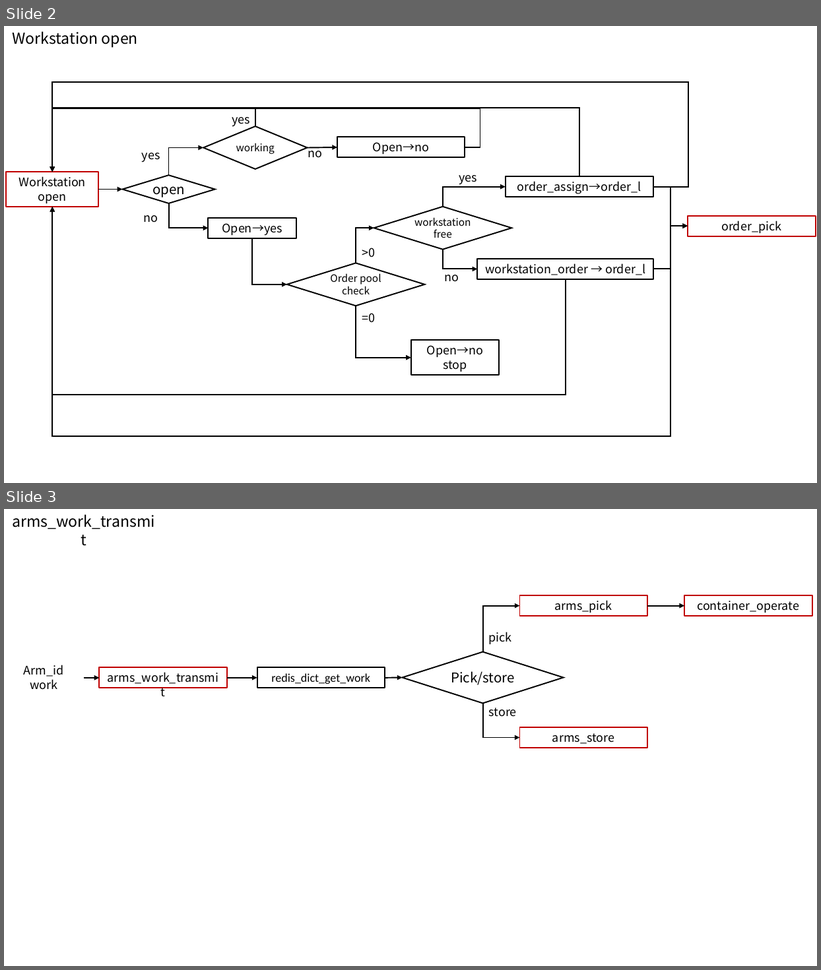
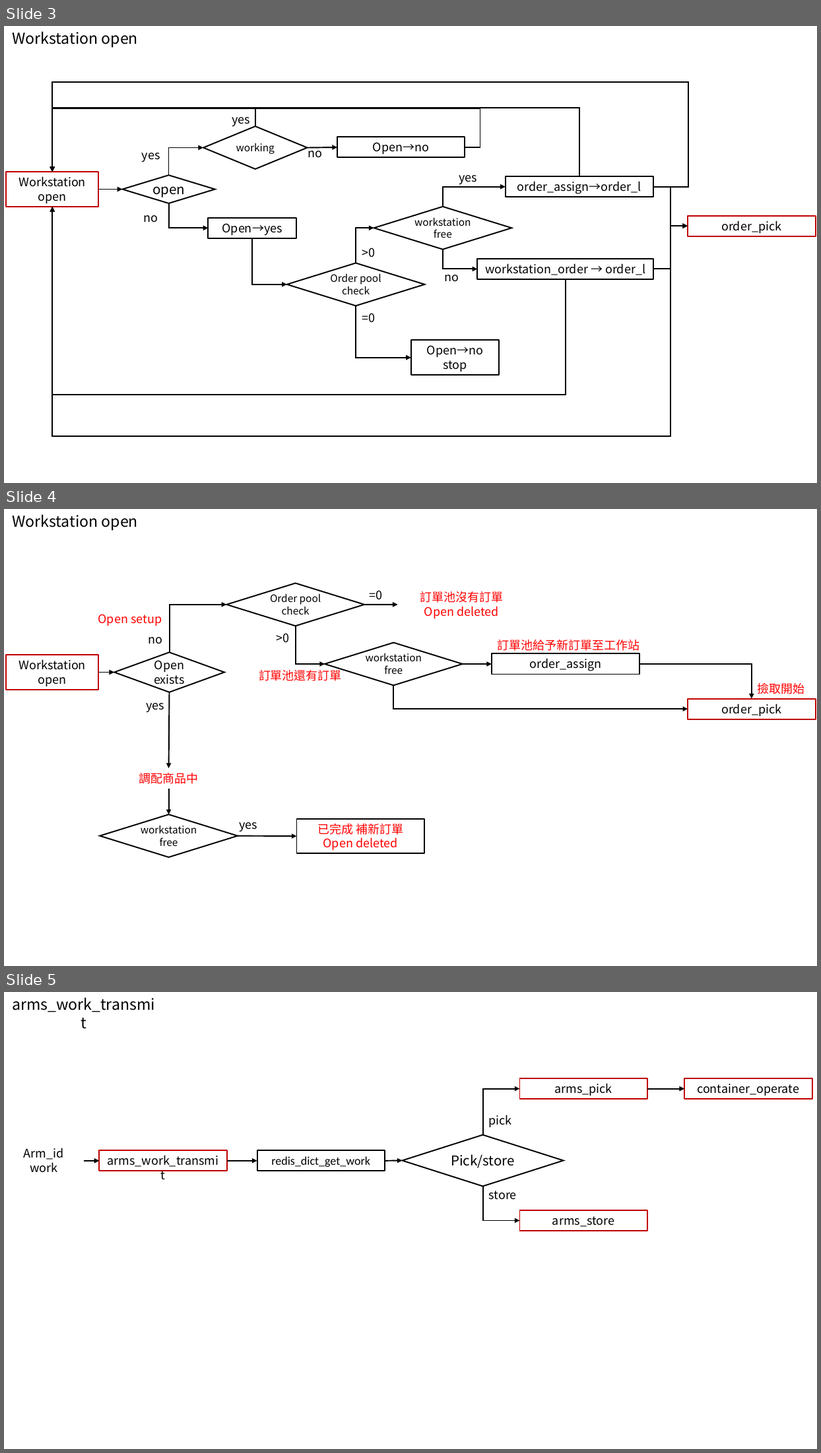
Before and after one commit to ethan1226/asrs_ofai, a slide deck: flowchart.pptx. Shown one above the other, each under a label of ours: slides 2 and 3 before the commit, slides 3, 4 and 5 after it. The pictures are 821x970 and 821x1453 pixels, drawn with LibreOffice and Linux fonts; fonts in the diff are those of the drawing. Boxes give left, top, right and bottom in pixels: in the first picture for what was removed or moved away, otherwise in the second. Text is boxed around its words. In the diff, an @@ line names an element or a change of style, - is before the commit and + after.

```diff
--- a/flowchart.pptx
+++ b/flowchart.pptx
@@ slide 4 added at [4,509,817,966], background #FFFFFF @@
@@ text added at [12,514,138,531], 18 pt, text #000000 @@
+Workstation open
@@ diamond added at [226,584,364,626], outline #000000 1.5 pt, 12 pt, text #000000 @@
+Order pool check
@@ elbow arrow added from (169, 652) to (226, 605), #000000 1.5 pt @@
@@ arrow added from (364, 605) to (398, 605), #000000 1.5 pt @@
@@ text added at [369,590,382,599], 14 pt, text #000000 @@
+=0
@@ text added at [420,591,503,619], 14 pt, text #FF0000 @@
+訂單池沒有訂單
+Open deleted
@@ text added at [98,614,162,626], 14 pt, text #FF0000 @@
+Open setup
@@ elbow arrow added from (296, 626) to (325, 664), #000000 1.5 pt @@
@@ text added at [148,637,162,644], 14 pt, text #000000 @@
+no
@@ text added at [276,633,289,642], 14 pt, text #000000 @@
+>0
@@ diamond added at [325,642,463,685], outline #000000 1.5 pt, 12 pt, text #000000 @@
+workstationfree
@@ text added at [498,640,640,651], 14 pt, text #FF0000 @@
+訂單池給予新訂單至工作站
@@ rectangle added at [6,655,98,690], outline #C00000 1.5 pt, 14 pt, text #000000 @@
+Workstation open
@@ diamond added at [114,652,225,692], outline #000000 1.5 pt, 14 pt, text #000000 @@
+Open
+exists
@@ arrow added from (463, 664) to (492, 664), #000000 1.5 pt @@
@@ rectangle added at [492,654,640,674], outline #000000 1.5 pt, 14 pt, text #000000 @@
+order_assign
@@ elbow arrow added from (640, 664) to (752, 698), #000000 1.5 pt @@
@@ arrow added from (98, 673) to (114, 673), #000000 1.5 pt @@
@@ text added at [259,668,342,681], 14 pt, text #FF0000 @@
+訂單池還有訂單
@@ elbow arrow added from (394, 685) to (688, 709), #000000 1.5 pt @@
@@ text added at [758,683,805,694], 14 pt, text #FF0000 @@
+撿取開始
@@ text added at [146,703,164,712], 14 pt, text #000000 @@
+yes
@@ arrow added from (169, 692) to (169, 768), #000000 1.5 pt @@
@@ rectangle added at [688,698,815,720], outline #C00000 1.5 pt, 14 pt, text #000000 @@
+order_pick
@@ text added at [139,773,199,784], 14 pt, text #FF0000 @@
+調配商品中
@@ arrow added from (169, 789) to (169, 815), #000000 1.5 pt @@
@@ diamond added at [100,815,238,857], outline #000000 1.5 pt, 12 pt, text #000000 @@
+workstationfree
@@ text added at [240,823,258,832], 14 pt, text #000000 @@
+yes
@@ rectangle added at [297,819,424,854], outline #000000 1.5 pt, 14 pt, text #FF0000 @@
+已完成 補新訂單
+Open deleted
@@ arrow added from (238, 836) to (297, 836), #000000 1.5 pt @@
@@ what was slide 2 is now slide 3 @@
@@ what was slide 3 is now slide 5 @@
```
Also in this commit, not shown: 1 other slide added.
